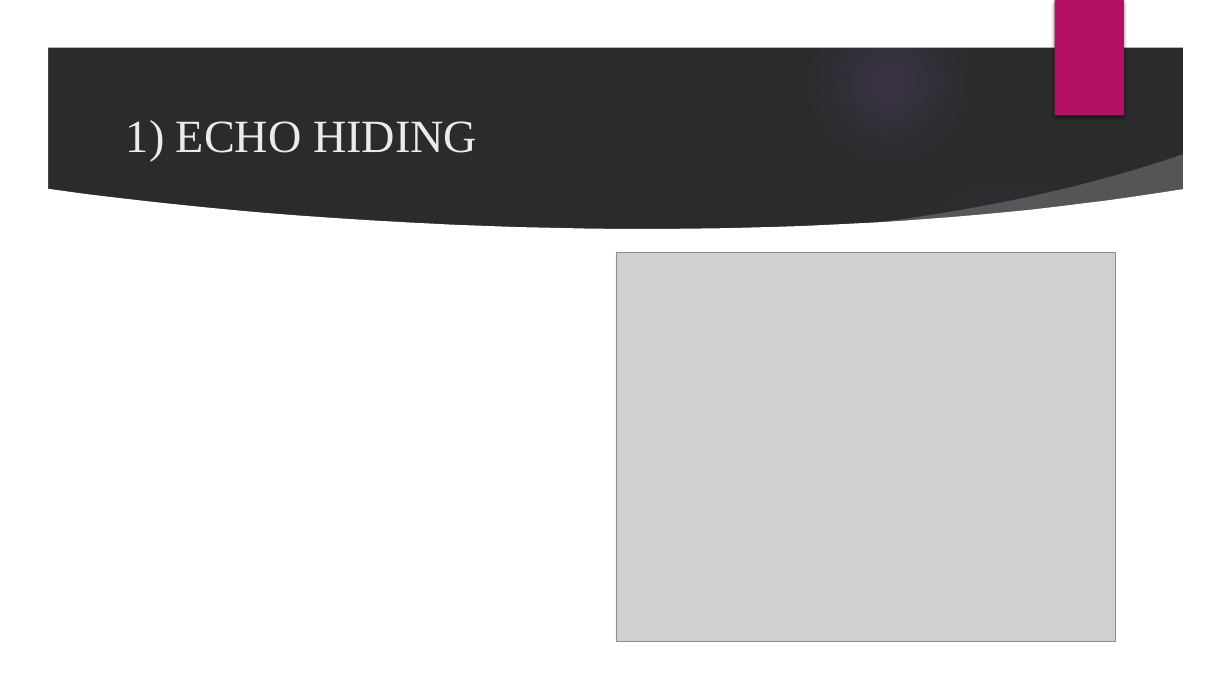
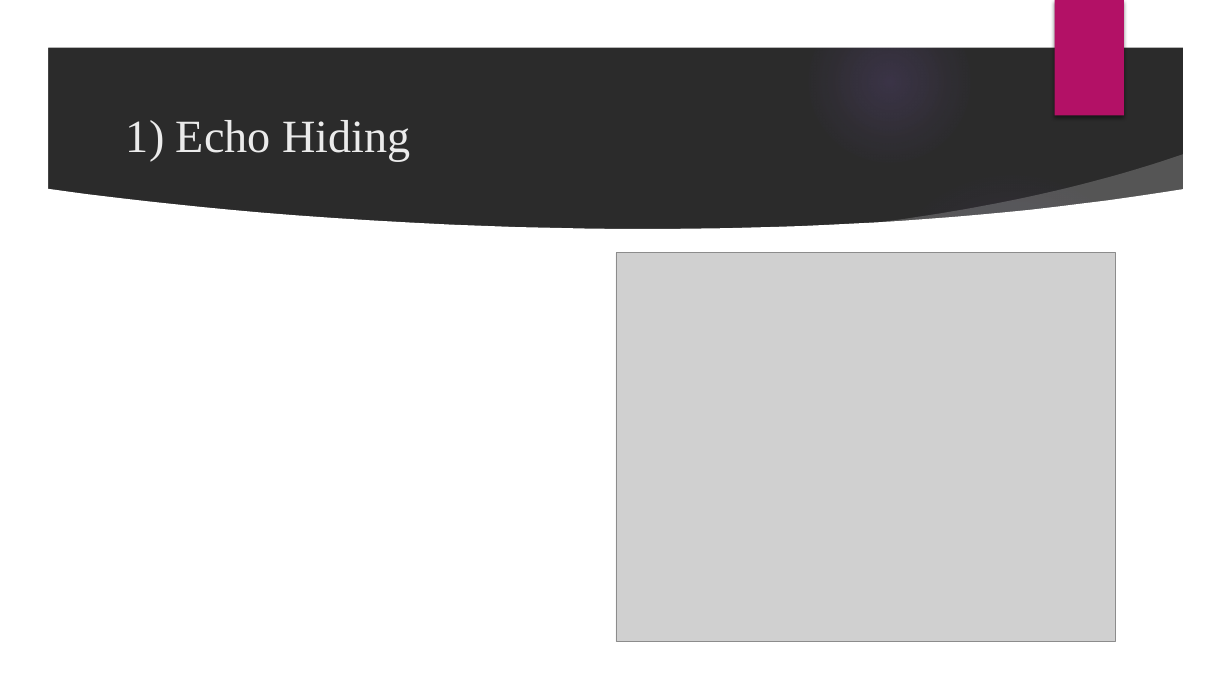
Before and after one commit to TruongThanhNam97/angular-audio, a slide deck: slide 19 of document/BC-LVTN.pptx. Drawn at 1232x693 pixels with LibreOffice and Linux fonts; fonts in the diff are those of the drawing; grey boxes stand for pictures; background and template pictures are left out; a plain dark background stands for a picture behind light text. Boxes give left, top, right and bottom in pixels: in the first picture for what was removed or moved away, otherwise in the second. Text is boxed around its words. In the diff, an @@ line names an element or a change of style, - is before the commit and + after.

```diff
--- a/document/BC-LVTN.pptx
+++ b/document/BC-LVTN.pptx
@@ title at (126, 120, 410, 161): text changed @@
-1) ECHO HIDING
+1) Echo Hiding
```
Also in this commit, not shown: 10 other slides changed, 2 other files.
